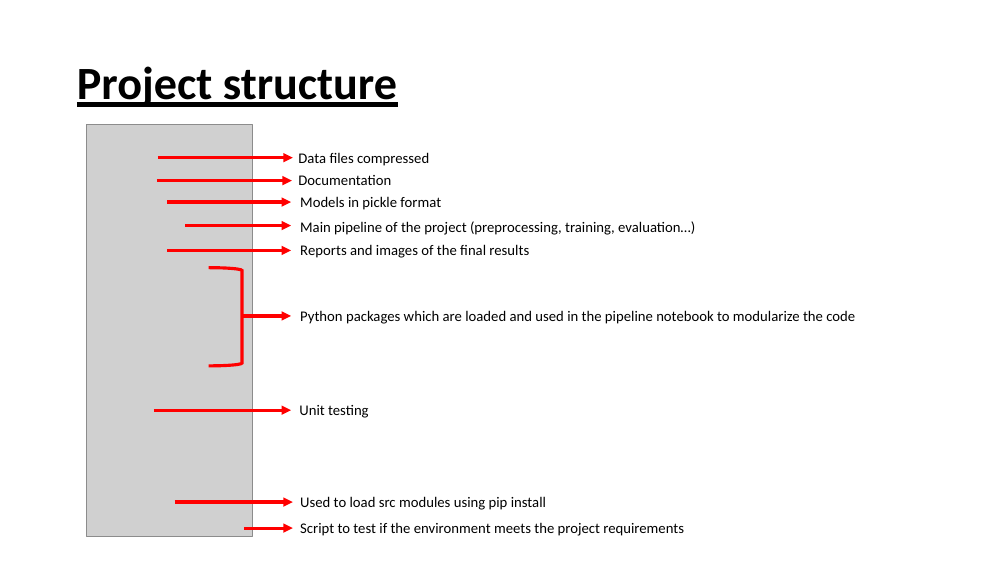
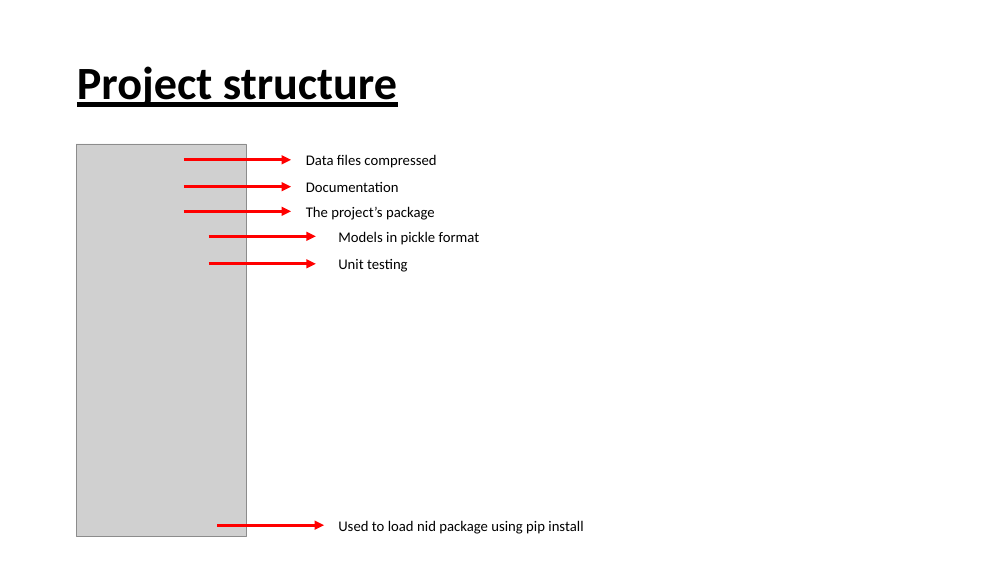
Before and after one commit to gatrikh/project_m05, a slide deck: slide 6 of presentation/presentation.pptx. Drawn at 1008x567 pixels with LibreOffice and Linux fonts; fonts in the diff are those of the drawing; grey boxes stand for pictures. Boxes give left, top, right and bottom in pixels: in the first picture for what was removed or moved away, otherwise in the second. Text is boxed around its words. In the diff, an @@ line names an element or a change of style, - is before the commit and + after.

Commit message:
update presentation

```diff
--- a/presentation/presentation.pptx
+++ b/presentation/presentation.pptx
@@ picture: place and size @@
-picture at bbox=[86, 124, 252, 537]
+picture at bbox=[76, 144, 247, 537]
@@ text "Data files compressed": place and size @@
-text "Data files compressed" at bbox=[298, 152, 429, 166]
+text "Data files compressed" at bbox=[306, 154, 436, 168]
@@ arrow moved from (158, 158) - (293, 158) to (184, 160) - (291, 160) @@
@@ text "Documentation": place and size @@
-text "Documentation" at bbox=[298, 175, 391, 185]
+text "Documentation" at bbox=[306, 182, 399, 192]
@@ arrow removed from (157, 181) to (292, 181) @@
@@ arrow moved from (167, 202) - (291, 202) to (184, 187) - (291, 187) @@
@@ text added at bbox=[306, 206, 435, 220], 14 pt, text #000000 @@
+The project’s package
@@ arrow moved from (185, 225) - (291, 225) to (184, 211) - (291, 211) @@
@@ arrow moved from (167, 250) - (291, 250) to (209, 237) - (316, 237) @@
@@ text removed at bbox=[300, 221, 695, 235] @@
-Main pipeline of the project (preprocessing, training, evaluation…)
@@ text "Models in pickle format": place and size @@
-text "Models in pickle format" at bbox=[300, 196, 441, 210]
+text "Models in pickle format" at bbox=[338, 231, 480, 245]
@@ arrow moved from (242, 316) - (291, 316) to (209, 264) - (316, 264) @@
@@ right bracket removed at bbox=[209, 268, 242, 366] @@
@@ text removed at bbox=[300, 244, 529, 258] @@
-Reports and images of the final results
@@ text "Unit testing": place and size @@
-text "Unit testing" at bbox=[299, 405, 369, 418]
+text "Unit testing" at bbox=[338, 259, 408, 272]
@@ text removed at bbox=[300, 310, 855, 324] @@
-Python packages which are loaded and used in the pipeline notebook to modularize the code
@@ arrow removed from (154, 411) to (291, 411) @@
@@ arrow moved from (175, 502) - (293, 502) to (217, 526) - (324, 526) @@
@@ arrow removed from (244, 529) to (293, 529) @@
@@ text removed at bbox=[300, 523, 684, 536] @@
-Script to test if the environment meets the project requirements
@@ text at bbox=[338, 520, 583, 534]: text changed @@
-Used to load src modules using pip install
+Used to load nid package using pip install
```
Also in this commit, not shown: 3 other slides changed.
